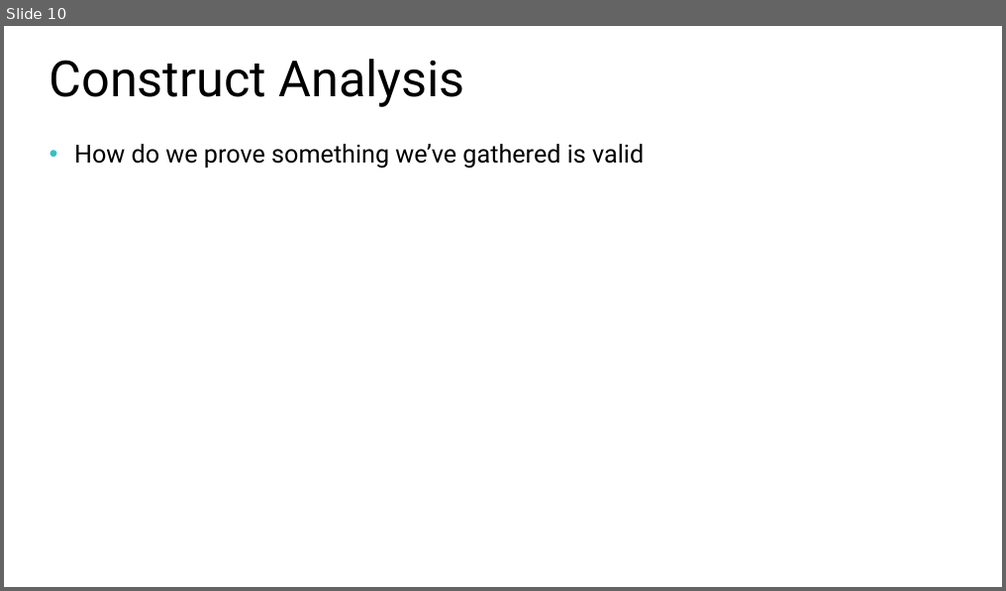
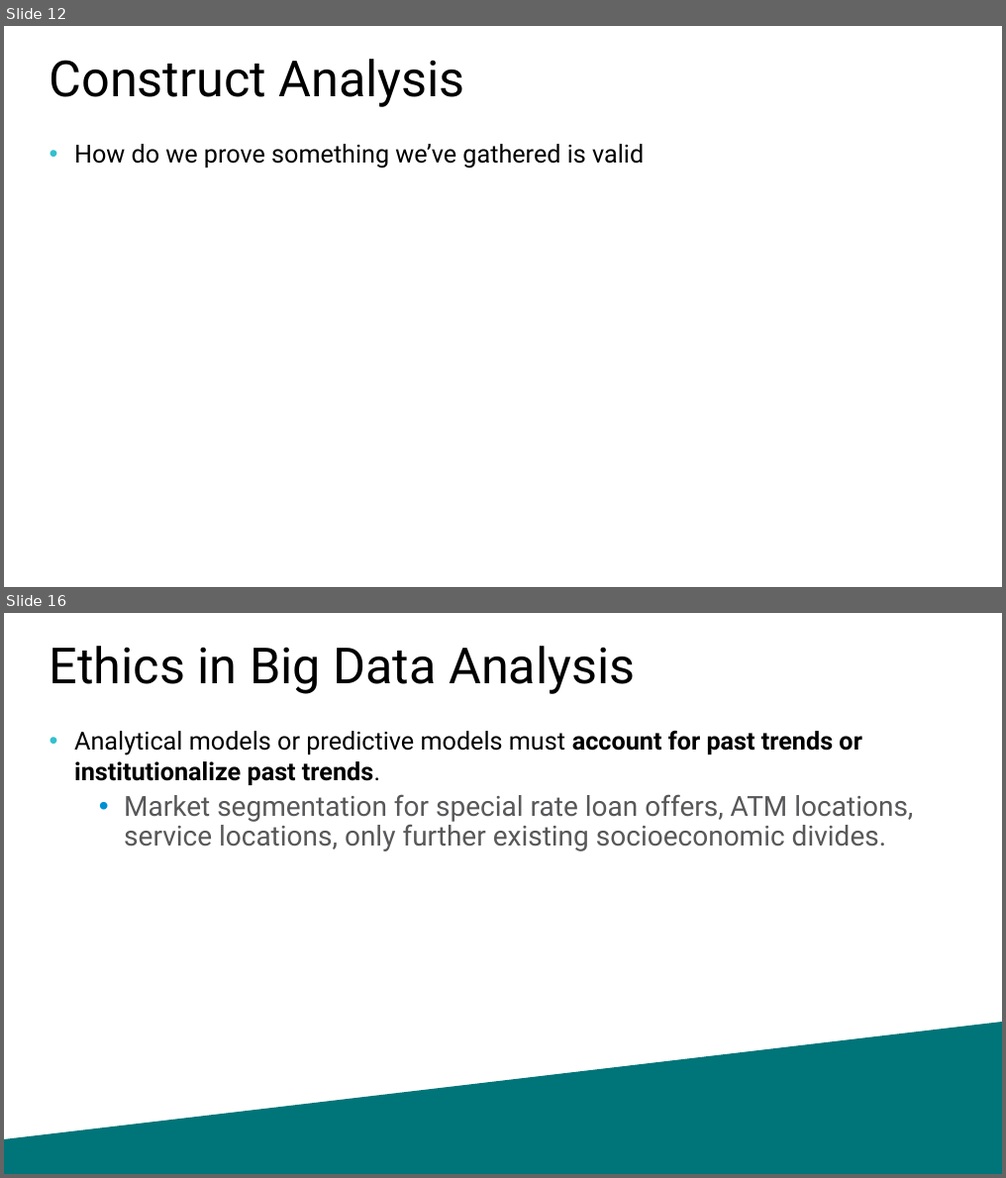
Before and after one commit to williamadba/Public-Presentations, a slide deck: SQLSat Baton Rouge BI 2020/Ethics in Modern Data.pptx. Shown one above the other, each under a label of ours: slide 10 before the commit, slides 12 and 16 after it; the slides between them are not shown. The pictures are 1006x591 and 1006x1178 pixels, drawn with LibreOffice and Linux fonts; fonts in the diff are those of the drawing. Boxes give left, top, right and bottom in pixels: in the first picture for what was removed or moved away, otherwise in the second. Text is boxed around its words. In the diff, an @@ line names an element or a change of style, - is before the commit and + after.

```diff
--- a/SQLSat Baton Rouge BI 2020/Ethics in Modern Data.pptx
+++ b/SQLSat Baton Rouge BI 2020/Ethics in Modern Data.pptx
@@ slide 16 added at (4,613,1002,1174), background #FFFFFF @@
@@ title added at (50,646,635,694), 36 pt, text #000000 @@
+Ethics in Big Data Analysis
@@ text added at (74,731,913,852), 20 pt, text #58585A @@
+• Analytical models or predictive models must account for past trends or institutionalize past trends.
+  • Market segmentation for special rate loan offers, ATM locations, service locations, only further existing socioeconomic divides.
@@ freeform shape added at (4,1022,1002,1174), fill #007579 @@
@@ what was slide 10 is now slide 12 @@
```
Also in this commit, not shown: 6 other slides added, 11 slides removed.
